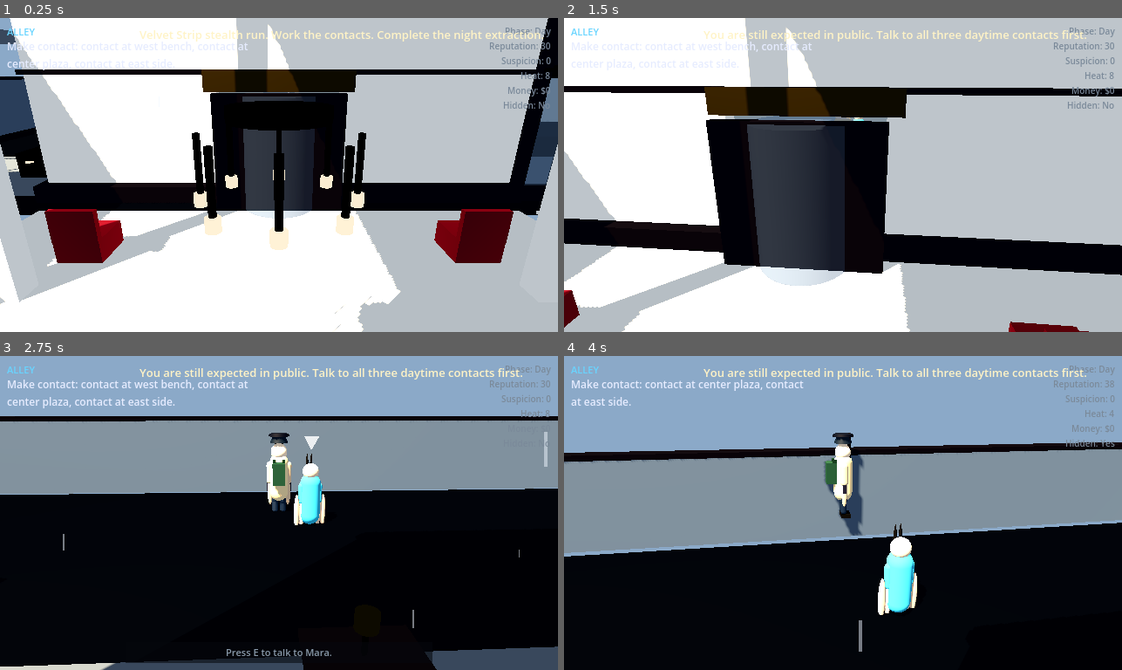
Above: before the commit, frames 1-4 (two rows, left to right).
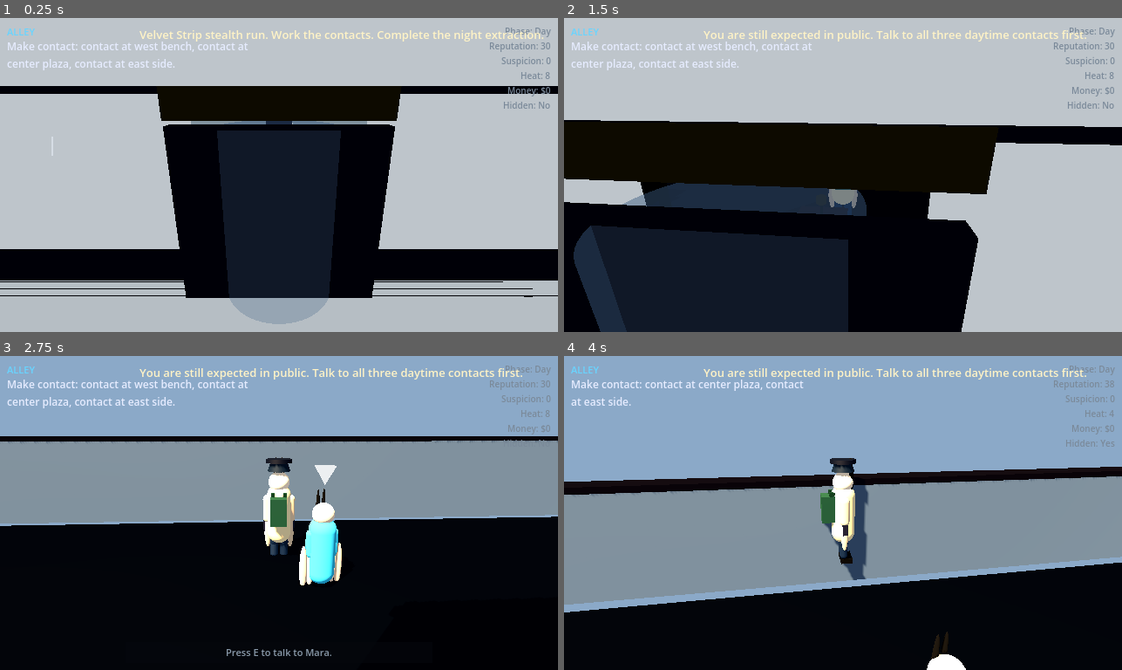
Above: after the commit, the same moments.

Repository: TheJohnCipher/golden_boy_3d_orthographic_closecam
Game: Godot game, scene res://scenes/main.tscn
The game is run twice, just before and just after one commit, with the same random seed, the same clock (stepped at 60 frames per second) and the same inputs.
Inputs (mouse positions are in pixels of both pictures, inside the frame that each line leads up to):
- Up to frame 1 (0.25 s): no input
- Up to frame 2 (1.5 s): tap Enter at 0.5 s; move the mouse to (870, 175) at 0.52 s; hold E (interact) 0.53-1.28 s; hold W (move_forward) from 0.53 s (still down); tap Space (jump) at 0.77 s; move the mouse to (815, 175) at 1.27 s; tap Tab (phase_switch) at 1.35 s
- Up to frame 3 (2.75 s): keep holding W (move_forward); tap Space (jump) at 1.52 s; move the mouse to (290, 506) at 2.02 s; hold Shift (sprint) from 2.03 s (still down)
- Up to frame 4 (4 s): keep holding W (move_forward); tap E (interact) at 2.75, 2.85 s; move the mouse to (837, 519) at 2.77 s; release Shift (sprint) at 2.78 s; tap Space (jump) at 3.02, 3.77 s; move the mouse to (887, 516) at 3.52 s; hold Tab (phase_switch) from 3.53 s (still down)

The runs differ from the first frame. In frame 1, 64% of the frame differs, in the area x 0-100%, y 0-100%; in frame 2, 58%; in frame 3, 23%; in frame 4, 31%.

Commit message:
Fix building side walls, bring camera closer, add wall-clip prevention
Side walls for Hotel Crown, Crown Lounge, and Boutique were built with
_facade_wall, which produces a 0.4-unit deep slab centred at z=-0.2.
This left a 5.6 m gap between every adjacent building pair from the
facade line to the slab. Replaced with full-depth _block calls spanning
the entire interior depth (FACADE_FRONT_Z to INTERIOR_BACK_Z = 12 m).

Camera rig replaced with SpringArm3D (spring_length 6.5, FOV 62 deg).
The arm automatically shortens when it detects geometry between the
player and the camera, preventing clip-through on interior walls.
Camera pivot raised to y=1.2 (shoulder height) so the arm sweeps
cleanly behind the player without hitting the floor.

Co-Authored-By: Claude Sonnet 4.6 <noreply@anthropic.com>

Diff:
--- a/scripts/player_3d.gd
+++ b/scripts/player_3d.gd
@@ -34,7 +34,7 @@
 
 @onready var visuals = $Visuals
 @onready var camera_pivot = $CameraPivot
-@onready var camera = $CameraPivot/Camera3D
+@onready var camera = $CameraPivot/SpringArm3D/Camera3D
 @onready var footstep_player : AudioStreamPlayer3D = $FootstepPlayer
 @onready var leg_left: Node3D = get_node_or_null("Visuals/LegLeft")
 @onready var leg_right: Node3D = get_node_or_null("Visuals/LegRight")
--- a/scripts/world/player_factory.gd
+++ b/scripts/world/player_factory.gd
@@ -335,22 +335,36 @@
 
 	var camera_pivot = Node3D.new()
 	camera_pivot.name = "CameraPivot"
+	# Anchor near shoulder height so the spring arm sweeps behind the player,
+	# not through the floor.
+	camera_pivot.position = Vector3(0.0, 1.2, 0.0)
 	camera_pivot.rotation_degrees = Vector3(-18.0, 0.0, 0.0)
 	player.add_child(camera_pivot)
 
+	# SpringArm3D shortens when it detects geometry between the player and the
+	# camera, preventing the camera from clipping through walls.
+	var spring_arm = SpringArm3D.new()
+	spring_arm.name = "SpringArm3D"
+	spring_arm.spring_length = 6.5
+	spring_arm.collision_mask = 1
+	spring_arm.margin = 0.3
+	camera_pivot.add_child(spring_arm)
+
 	var camera = Camera3D.new()
 	camera.name = "Camera3D"
-	camera.position = Vector3(0.0, 0.0, 10.5)
 	camera.projection = Camera3D.PROJECTION_PERSPECTIVE
-	camera.fov = 52.0
+	camera.fov = 62.0
 	camera.far = 110.0
 	camera.near = 0.1
 	camera.current = true
-	camera_pivot.add_child(camera)
+	spring_arm.add_child(camera)
 
 	var footstep_player = AudioStreamPlayer3D.new()
 	footstep_player.name = "FootstepPlayer"
 	player.add_child(footstep_player)
 
 	world.add_child(player)
+	# Exclude the player's own physics body after it enters the tree so the
+	# spring arm doesn't shorten against the player capsule.
+	spring_arm.add_excluded_object(player.get_rid())
 	return player
--- a/scripts/world/velvet_strip_builder.gd
+++ b/scripts/world/velvet_strip_builder.gd
@@ -313,8 +313,8 @@
 	# Roof slab (so catwalks have a surface)
 	_block(world, "VSHotelCrownRoof", Vector3((x_min + x_max) * 0.5, total_h + 0.05, 0.0), Vector3(x_max - x_min, 0.3, 12.0), mats.get_material("aged_concrete"))
 	# Side walls (solid from ground to roof, so catwalk can attach)
-	_facade_wall(world, "VSHotelCrownSideW", x_min - 0.3, x_min, -0.2, 0.0, total_h, mats.get_material("marble_wall"))
-	_facade_wall(world, "VSHotelCrownSideE", x_max, x_max + 0.3, -0.2, 0.0, total_h, mats.get_material("marble_wall"))
+	_block(world, "VSHotelCrownSideW", Vector3(x_min - 0.15, total_h * 0.5, 0.0), Vector3(0.3, total_h, INTERIOR_BACK_Z - FACADE_FRONT_Z), mats.get_material("marble_wall"))
+	_block(world, "VSHotelCrownSideE", Vector3(x_max + 0.15, total_h * 0.5, 0.0), Vector3(0.3, total_h, INTERIOR_BACK_Z - FACADE_FRONT_Z), mats.get_material("marble_wall"))
 	# Back wall (toward service grid)
 	_facade_wall(world, "VSHotelCrownBackWall", x_min, x_max, INTERIOR_BACK_Z, 0.0, total_h, mats.get_material("painted_brick_cool"))
 
@@ -471,8 +471,8 @@
 	_block(world, "VSCrownLoungeRoof", Vector3((x_min + x_max) * 0.5, total_h + 0.05, 0.0), Vector3(x_max - x_min, 0.3, 12.0), mats.get_material("aged_concrete"))
 
 	# Side walls
-	_facade_wall(world, "VSCrownLoungeSideW", x_min - 0.3, x_min, -0.2, 0.0, total_h, mats.get_material("dark_marble"))
-	_facade_wall(world, "VSCrownLoungeSideE", x_max, x_max + 0.3, -0.2, 0.0, total_h, mats.get_material("dark_marble"))
+	_block(world, "VSCrownLoungeSideW", Vector3(x_min - 0.15, total_h * 0.5, 0.0), Vector3(0.3, total_h, INTERIOR_BACK_Z - FACADE_FRONT_Z), mats.get_material("dark_marble"))
+	_block(world, "VSCrownLoungeSideE", Vector3(x_max + 0.15, total_h * 0.5, 0.0), Vector3(0.3, total_h, INTERIOR_BACK_Z - FACADE_FRONT_Z), mats.get_material("dark_marble"))
 	# Back wall with a BOH door opening
 	var boh_cx = entry_cx + 2.0
 	var boh_w = 1.6
@@ -697,8 +697,8 @@
 	# Roof slab
 	_block(world, "VSBoutiqueRoof", Vector3((x_min + x_max) * 0.5, total_h + 0.05, 0.0), Vector3(x_max - x_min, 0.3, 12.0), mats.get_material("aged_concrete"))
 	# Side walls
-	_facade_wall(world, "VSBoutiqueSideW", x_min - 0.3, x_min, -0.2, 0.0, total_h, mats.get_material("painted_brick_warm"))
-	_facade_wall(world, "VSBoutiqueSideE", x_max, x_max + 0.3, -0.2, 0.0, total_h, mats.get_material("painted_brick_warm"))
+	_block(world, "VSBoutiqueSideW", Vector3(x_min - 0.15, total_h * 0.5, 0.0), Vector3(0.3, total_h, INTERIOR_BACK_Z - FACADE_FRONT_Z), mats.get_material("painted_brick_warm"))
+	_block(world, "VSBoutiqueSideE", Vector3(x_max + 0.15, total_h * 0.5, 0.0), Vector3(0.3, total_h, INTERIOR_BACK_Z - FACADE_FRONT_Z), mats.get_material("painted_brick_warm"))
 	# Back wall toward Service Grid (with a rear utility door)
 	var rear_cx = entry_cx
 	var rear_door_w = 1.2
